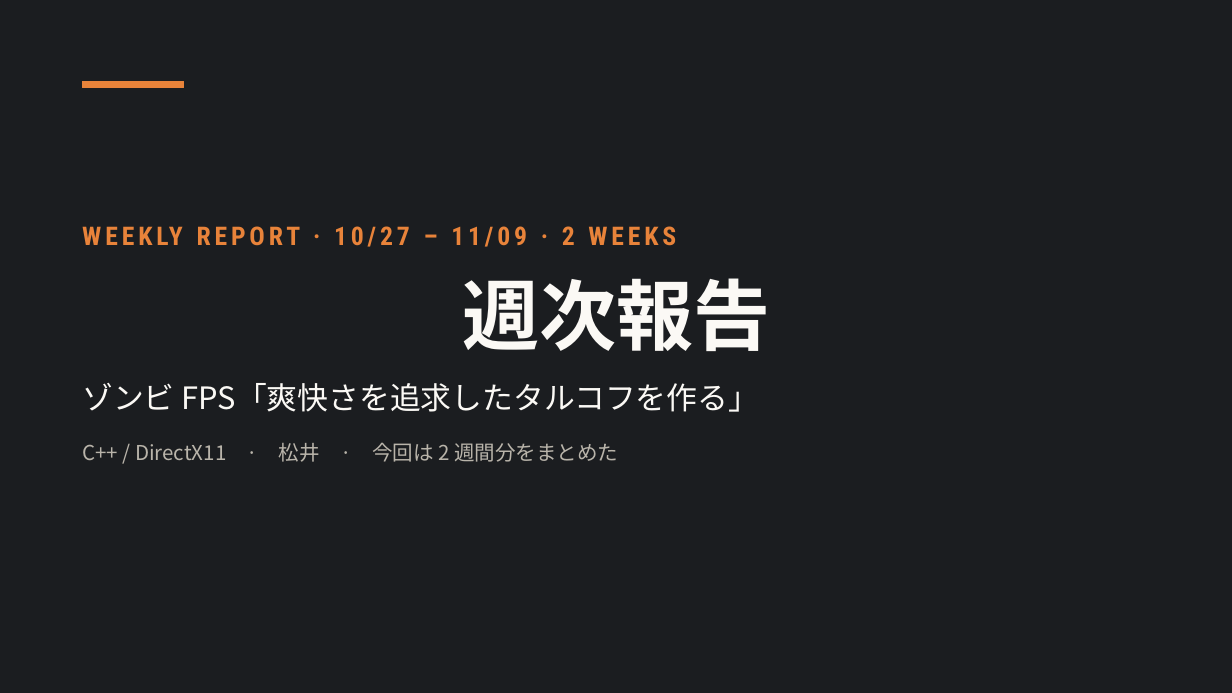
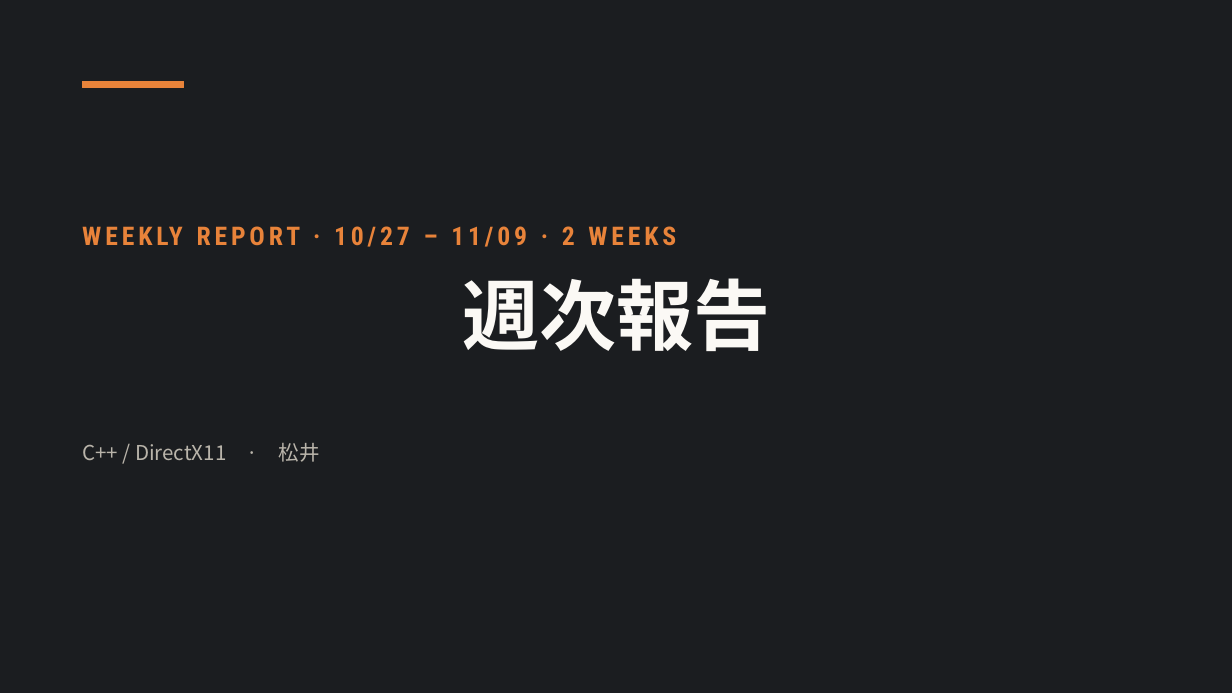
Before and after one commit to madoromi05/LastDrop, a slide deck: slide 1 of SummaryPlan/報告書/週次報告 10 27〜11 09.pptx. Drawn at 1232x693 pixels with LibreOffice and Linux fonts; fonts in the diff are those of the drawing. Boxes give left, top, right and bottom in pixels: in the first picture for what was removed or moved away, otherwise in the second. Text is boxed around its words. In the diff, an @@ line names an element or a change of style, - is before the commit and + after.

```diff
--- a/SummaryPlan/報告書/週次報告 10 27〜11 09.pptx
+++ b/SummaryPlan/報告書/週次報告 10 27〜11 09.pptx
@@ text removed at <box>82,383,760,412</box> @@
-ゾンビ FPS「爽快さを追求したタルコフを作る」
@@ text at <box>82,443,320,462</box>: text changed @@
-C++ / DirectX11 · 松井 · 今回は 2 週間分をまとめた
+C++ / DirectX11 · 松井
```
Also in this commit, not shown: 6 other slides changed, 3 slides added, 5 slides removed, 1 other file.
